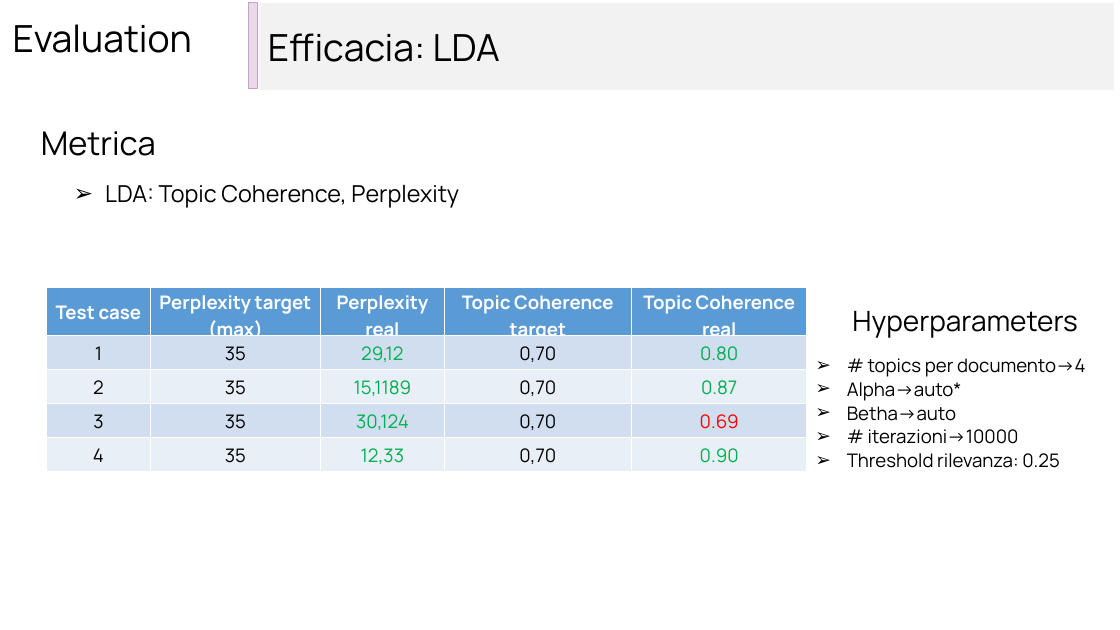
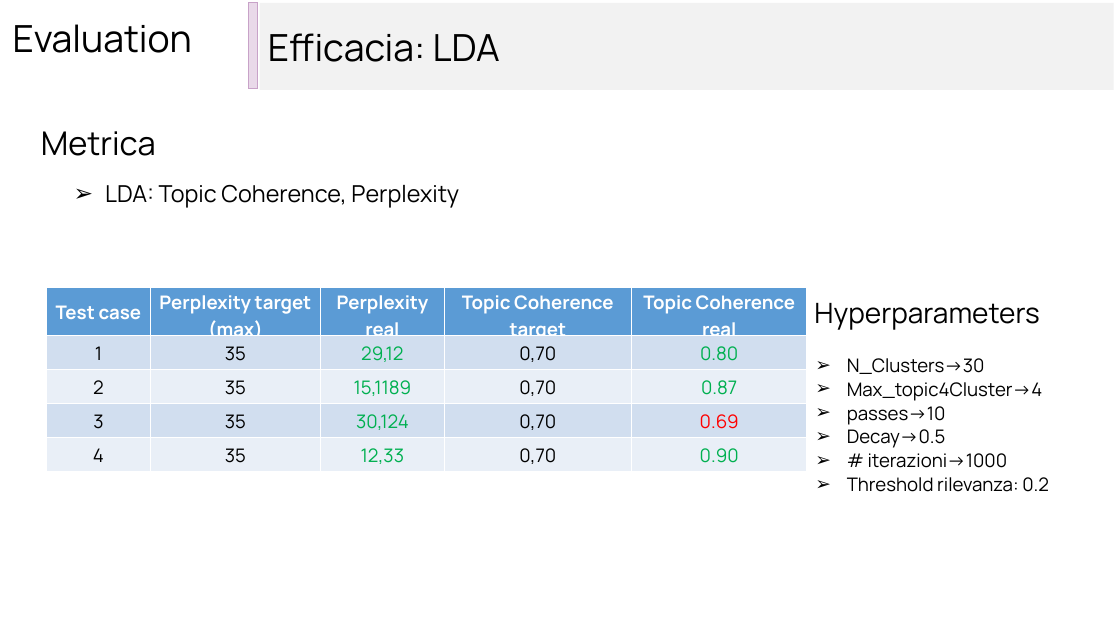
Before and after one commit to Data-Integration-Lilla-team/LILL_AI, a slide deck: slide 20 of relazione/presentazione Lill_AI.pptx. Drawn at 1120x630 pixels with LibreOffice and Linux fonts; fonts in the diff are those of the drawing. Boxes give left, top, right and bottom in pixels: in the first picture for what was removed or moved away, otherwise in the second. Text is boxed around its words. In the diff, an @@ line names an element or a change of style, - is before the commit and + after.

```diff
--- a/relazione/presentazione Lill_AI.pptx
+++ b/relazione/presentazione Lill_AI.pptx
@@ text "Hyperparameters": place and size @@
-text "Hyperparameters" at <box>852,311,1077,338</box>
+text "Hyperparameters" at <box>814,303,1039,330</box>
@@ text at <box>847,358,1049,492</box>: text changed @@
-➢ # topics per documento->4
-➢ Alpha->auto*
-➢ Betha->auto
-➢ # iterazioni->10000
-➢ Threshold rilevanza: 0.25
+➢ N_Clusters->30
+➢ Max_topic4Cluster->4
+➢ passes->10
+➢ Decay->0.5
+➢ # iterazioni->1000
+➢ Threshold rilevanza: 0.2
```
Also in this commit, not shown: 6 other slides changed, 5 slides added, 2 slides removed, 2 other files.
